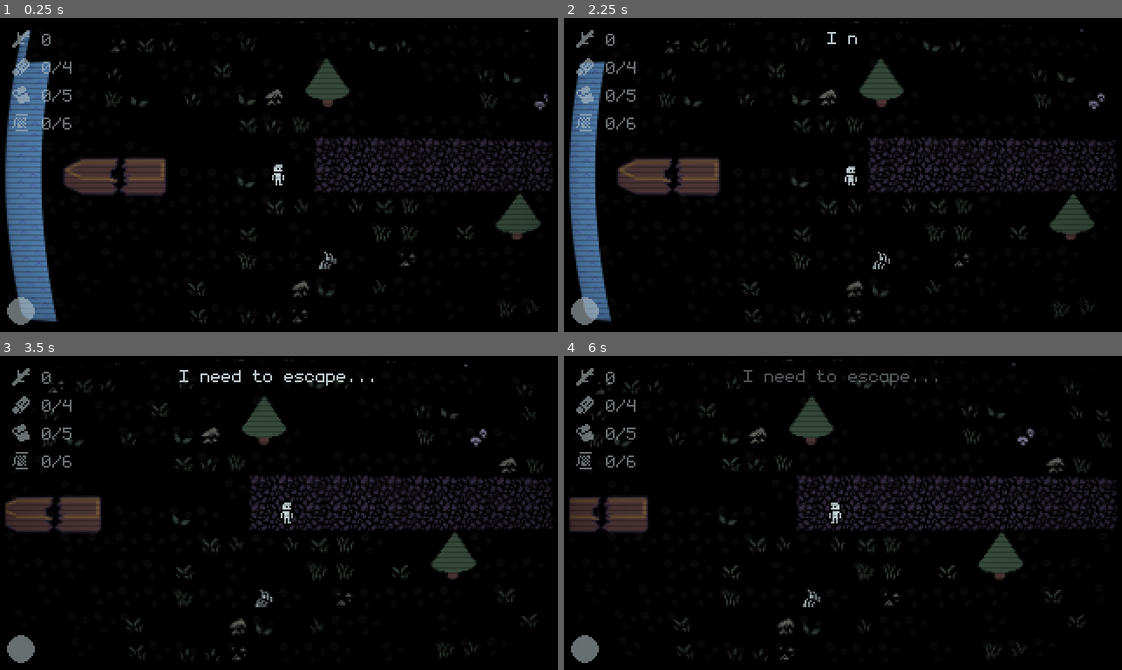
Above: before the commit, frames 1-4 (two rows, left to right).
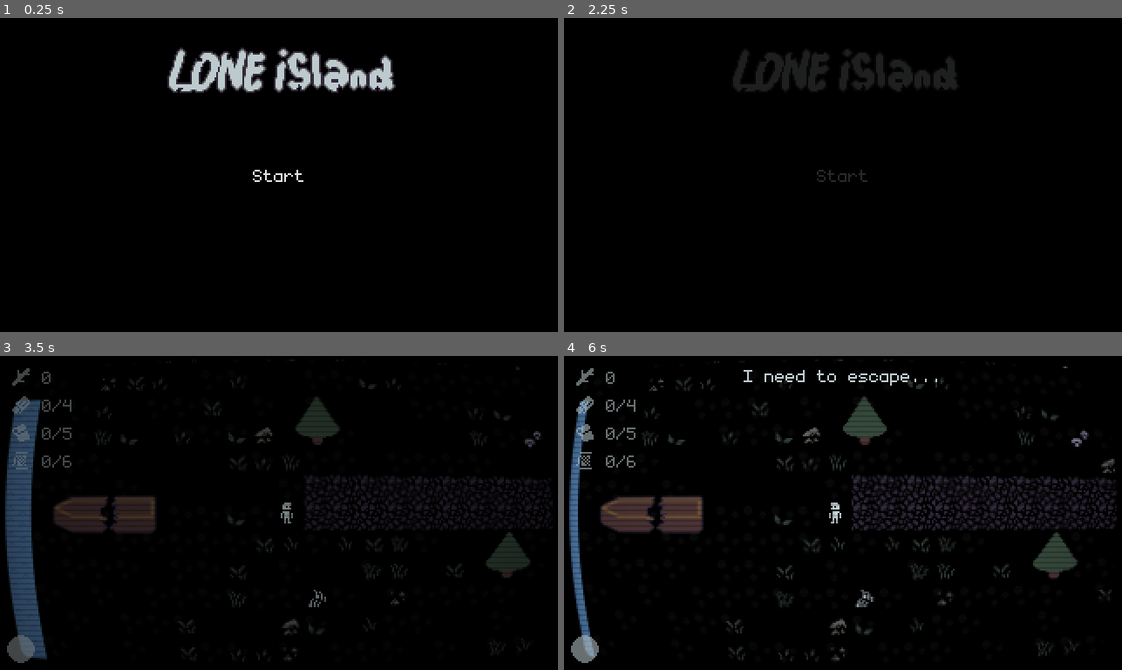
Above: after the commit, the same moments.

Repository: WirelessNine/Lone-Island
Game: Godot game, scene res://scenes/game/main.tscn
The game is run twice, just before and just after one commit, with the same random seed, the same clock (stepped at 60 frames per second) and the same inputs. Sound files missing from this copy of the repository are replaced by a short silence.
Inputs (mouse positions are in pixels of both pictures, inside the frame that each line leads up to):
- Up to frame 1 (0.25 s): no input
- Up to frame 2 (2.25 s): click (843, 175) at 0.5 s, where only the run after the commit has a clickable "Start"; click (843, 175) at 1.25 s, where only the run after the commit has a clickable "Start"; tap Enter (ui_accept) at 2 s; move the mouse to (965, 159) at 2.02 s; hold D (right) from 2.03 s (still down); hold E (interact) from 2.03 s (still down); click (965, 159) at 2.17 s
- Up to frame 3 (3.5 s): tap Enter (ui_accept) at 2.27 s; release D (right) at 2.75 s; release E (interact) at 2.75 s; drag from (167, 528) to (50, 506) at 2.77 s
- Up to frame 4 (6 s): move the mouse to (898, 443) at 3.52 s; hold D (right) 3.53-4.25 s; tap I at 3.6 s; drag from (815, 575) to (675, 465) at 4.27 s; move the mouse to (1010, 560) at 5.02 s; hold A (left) 5.03-5.75 s; tap O at 5.1 s; tap Enter (ui_accept) at 5.27 s; drag from (675, 465) to (591, 506) at 5.77 s

The runs differ from the first frame. In frame 1, 17% of the frame differs, in the area x 0-100%, y 1-98%; in frame 2, 14%; in frame 3, 12%; in frame 4, 9.4%.

Commit message:
Make the start menu show

Diff:
--- a/scenes/game/main.gd
+++ b/scenes/game/main.gd
@@ -6,7 +6,7 @@
 @onready var fade_rect: ColorRect = %Fade
 
 var world: Node2D
-var skip_start: bool = true
+var skip_start: bool = false
 
 
 func _ready() -> void:
